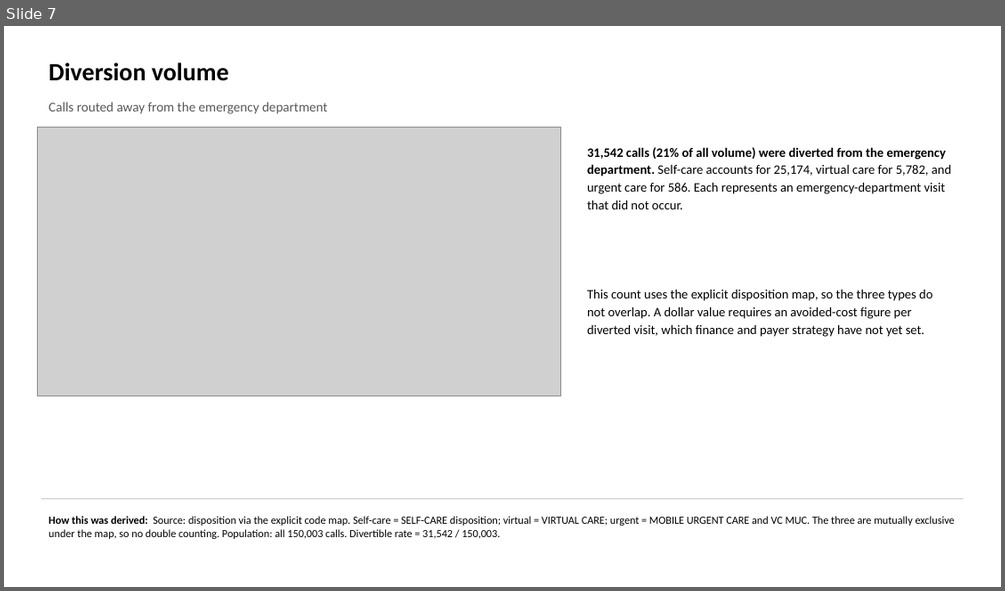
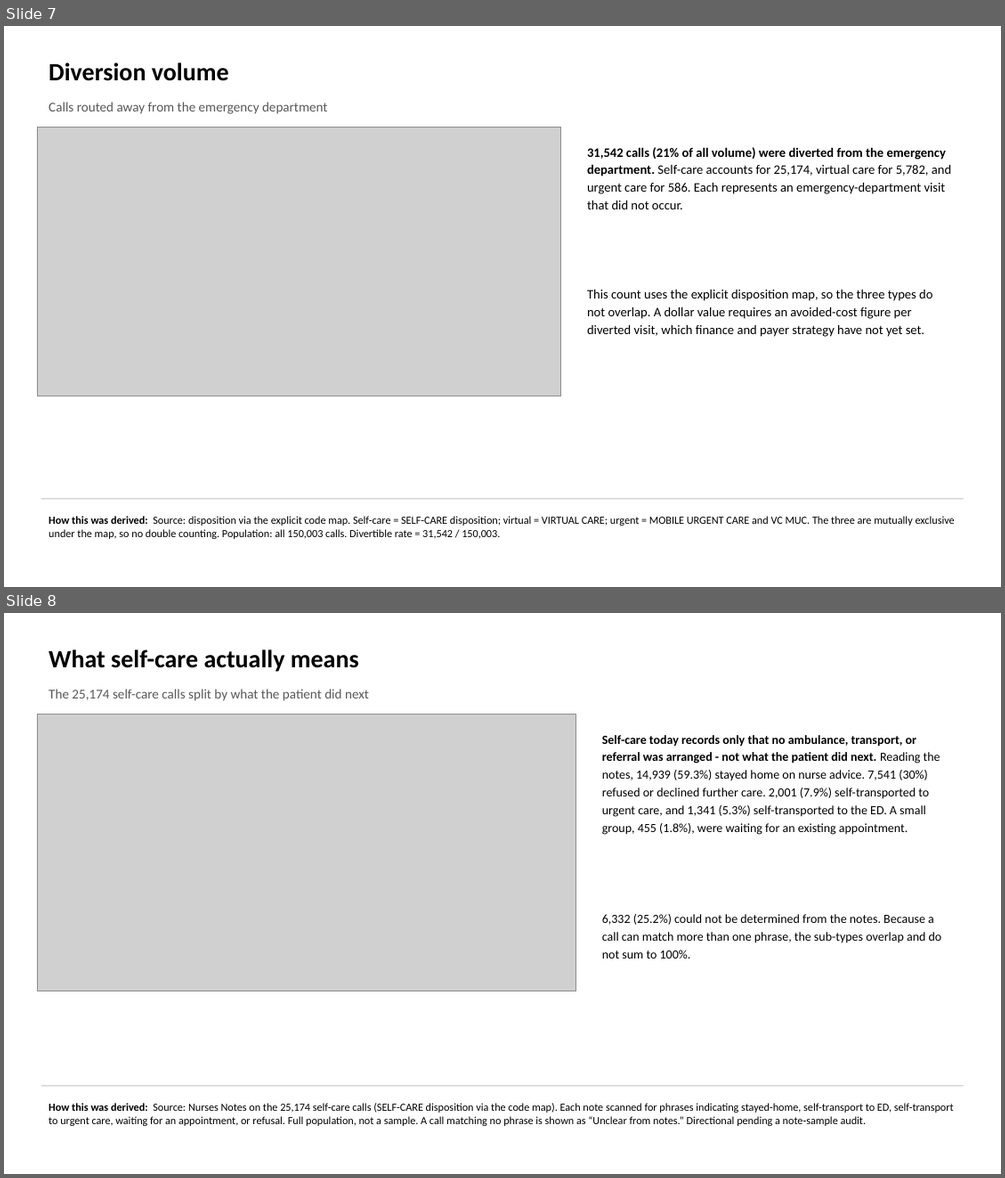
Before and after one commit to jwsmitherman/llm_projects, a slide deck: nurse_nav_qa_story.pptx. Shown one above the other, each under a label of ours: slide 7 before the commit, slides 7 and 8 after it. The pictures are 1005x591 and 1005x1178 pixels, drawn with LibreOffice and Linux fonts; fonts in the diff are those of the drawing; grey boxes stand for pictures. Boxes give left, top, right and bottom in pixels: in the first picture for what was removed or moved away, otherwise in the second. Text is boxed around its words. In the diff, an @@ line names an element or a change of style, - is before the commit and + after.

```diff
--- a/nurse_nav_qa_story.pptx
+++ b/nurse_nav_qa_story.pptx
@@ slide 8 added at box(4, 613, 1001, 1174), background #FFFFFF @@
@@ text added at box(48, 649, 359, 672), 24 pt, text #000000, bold @@
+What self-care actually means
@@ text added at box(48, 689, 369, 701), 13 pt, text #595959 @@
+The 25,174 self-care calls split by what the patient did next
@@ picture added at box(38, 714, 576, 990) @@
@@ text added at box(602, 735, 940, 835), 12 pt, text #000000 @@
+Self-care today records only that no ambulance, transport, or referral was arranged - not what the patient did next. Reading the notes, 14,939 (59.3%) stayed home on nurse advice. 7,541 (30%) refused or declined further care. 2,001 (7.9%) self-transported to urgent care, and 1,341 (5.3%) self-transported to the ED. A small group, 455 (1.8%), were waiting for an existing appointment.
@@ text added at box(602, 914, 942, 958), 12 pt, text #000000 @@
+6,332 (25.2%) could not be determined from the notes. Because a call can match more than one phrase, the sub-types overlap and do not sum to 100%.
@@ line added from (41, 1086) to (963, 1086), #BFBFBF 0.75 pt @@
@@ text added at box(48, 1103, 954, 1126), 10.5 pt, text #000000 @@
+How this was derived: Source: Nurses Notes on the 25,174 self-care calls (SELF-CARE disposition via the code map). Each note scanned for phrases indicating stayed-home, self-transport to ED, self-transport to urgent care, waiting for an appointment, or refusal. Full population, not a sample. A call matching no phrase is shown as “Unclear from notes.” Directional pending a note-sample audit.
```
Also in this commit, not shown: 1 other slide added.
